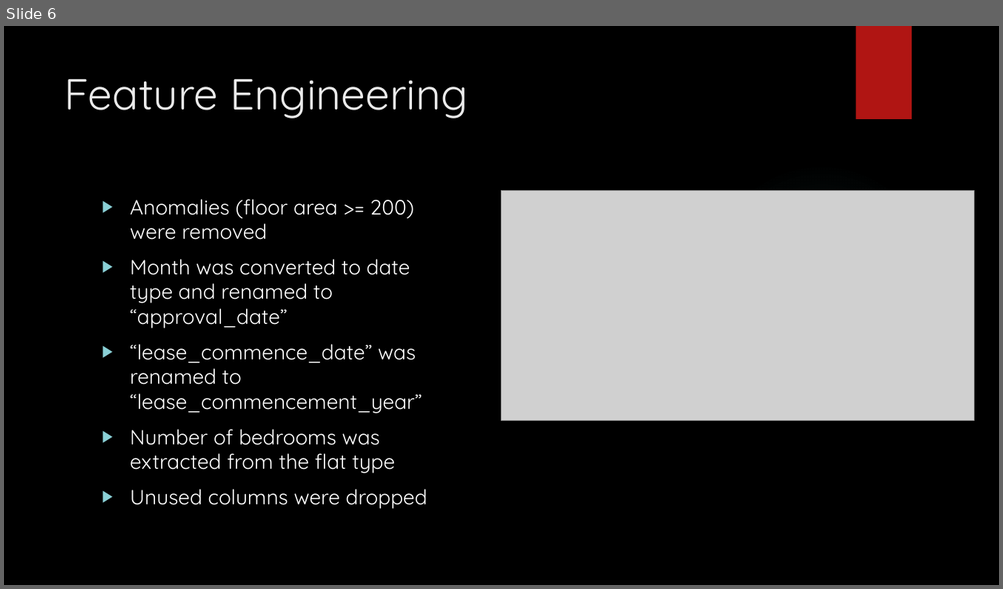
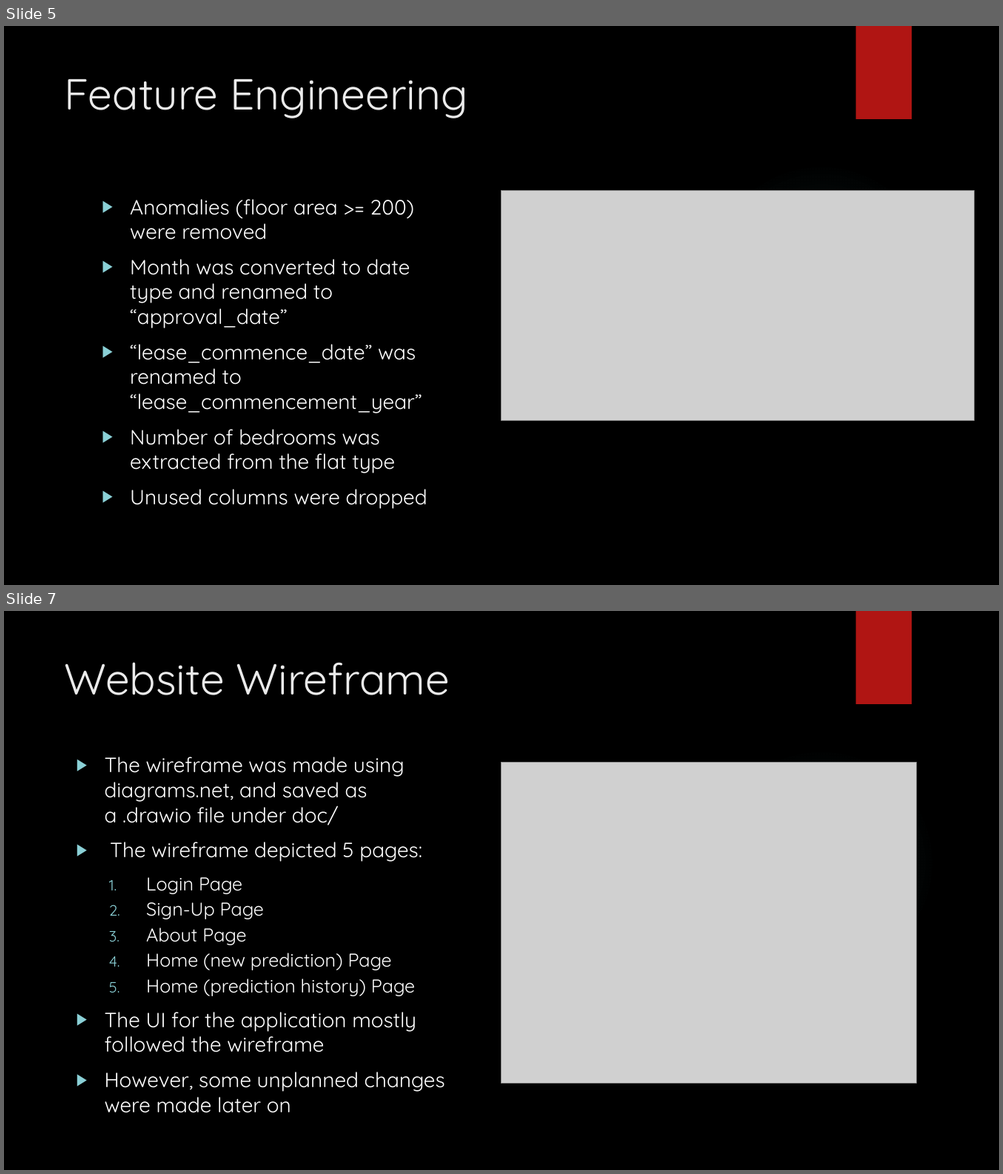
Before and after one commit to ethanolx/SG-Resale-Housing-py, a slide deck: doc/slides.pptx. Shown one above the other, each under a label of ours: slide 6 before the commit, slides 5 and 7 after it; the slides between them are not shown. The pictures are 1003x589 and 1003x1174 pixels, drawn with LibreOffice and Linux fonts; fonts in the diff are those of the drawing; grey boxes stand for pictures; background and template pictures are left out. Boxes give left, top, right and bottom in pixels: in the first picture for what was removed or moved away, otherwise in the second. Text is boxed around its words. In the diff, an @@ line names an element or a change of style, - is before the commit and + after.

```diff
--- a/doc/slides.pptx
+++ b/doc/slides.pptx
@@ slide 7 added at box(4, 611, 999, 1170), background picture (left out); not listed: 2 template elements that a slide beside it also shows @@
@@ title added at box(64, 662, 449, 695), 42 pt, text #EBEBEB @@
+Website Wireframe
@@ text added at box(105, 757, 445, 1113), 20 pt, text #FFFFFF @@
+▶ The wireframe was made using diagrams.net, and saved as a .drawio file under doc/
+▶ The wireframe depicted 5 pages:
+  1. Login Page
+  2. Sign-Up Page
+  3. About Page
+  4. Home (new prediction) Page
+  5. Home (prediction history) Page
+▶ The UI for the application mostly followed the wireframe
+▶ However, some unplanned changes were made later on
@@ picture added at box(502, 763, 916, 1084) @@
@@ what was slide 6 is now slide 5 @@
```
Also in this commit, not shown: 3 slides changed, 12 other slides added, 15 slides removed, 1 other file.
